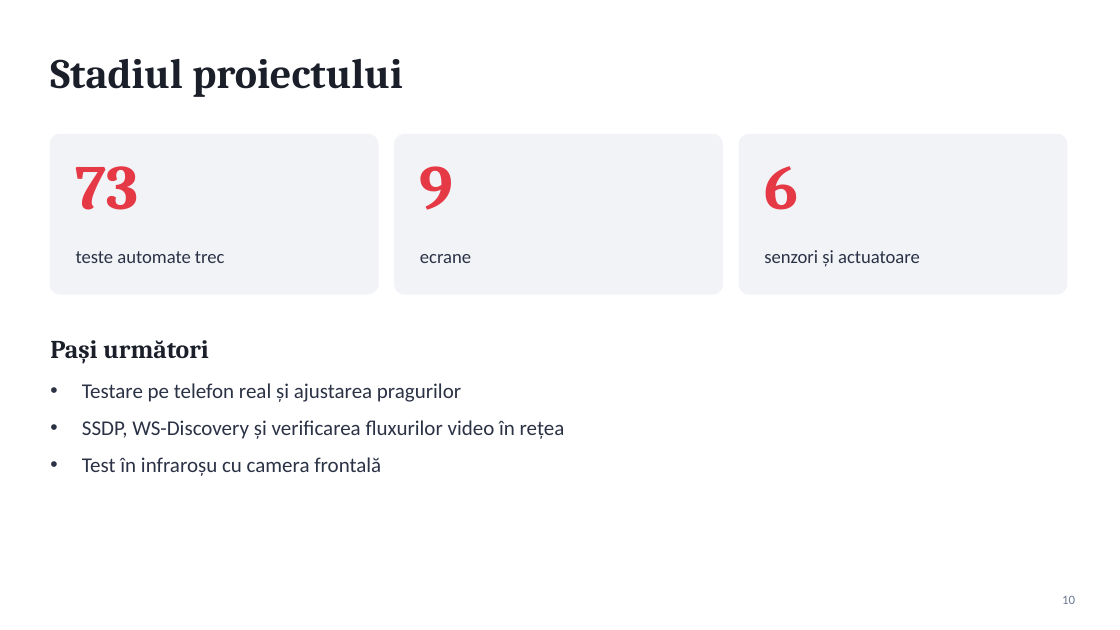
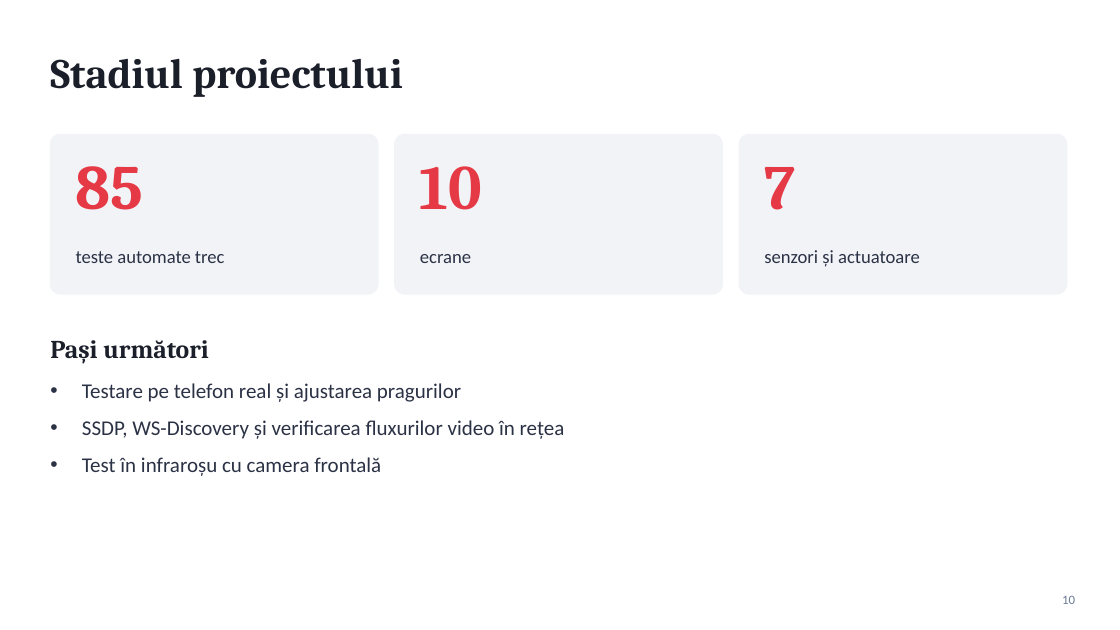
Before and after one commit to Davidencu/AntiCreep, a slide deck: slide 10 of Detectorul-de-Creeps-Prezentare.pptx. Drawn at 1120x630 pixels with LibreOffice and Linux fonts; fonts in the diff are those of the drawing. Boxes give left, top, right and bottom in pixels: in the first picture for what was removed or moved away, otherwise in the second. Text is boxed around its words. In the diff, an @@ line names an element or a change of style, - is before the commit and + after.

```diff
--- a/Detectorul-de-Creeps-Prezentare.pptx
+++ b/Detectorul-de-Creeps-Prezentare.pptx
@@ text at <box>76,166,144,210</box>: text changed @@
-73
+85
@@ text at <box>420,166,482,210</box>: text changed @@
-9
+10
@@ text at <box>764,167,795,210</box>: text changed @@
-6
+7
```
Also in this commit, not shown: 1 other slide changed, 13 other files.
